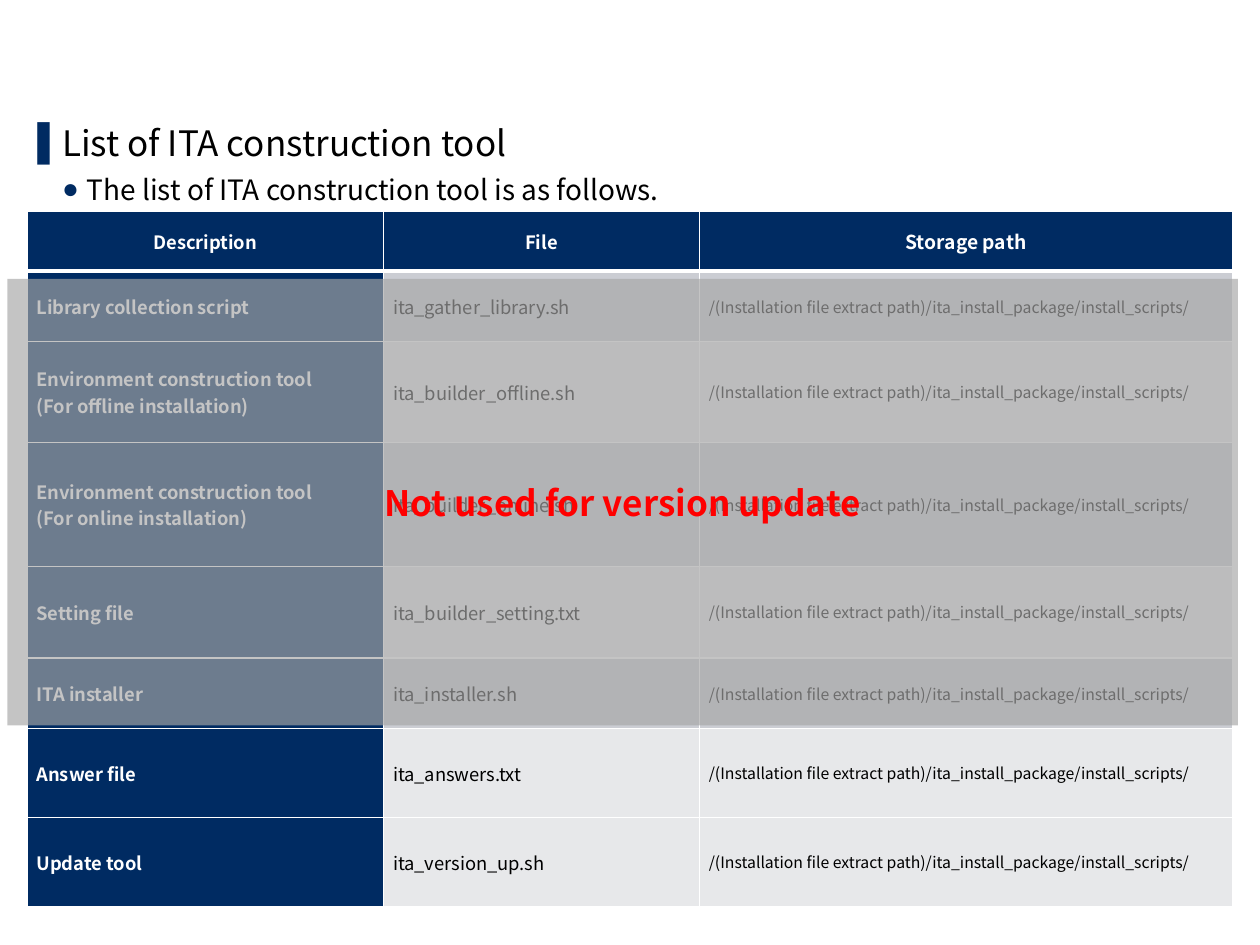
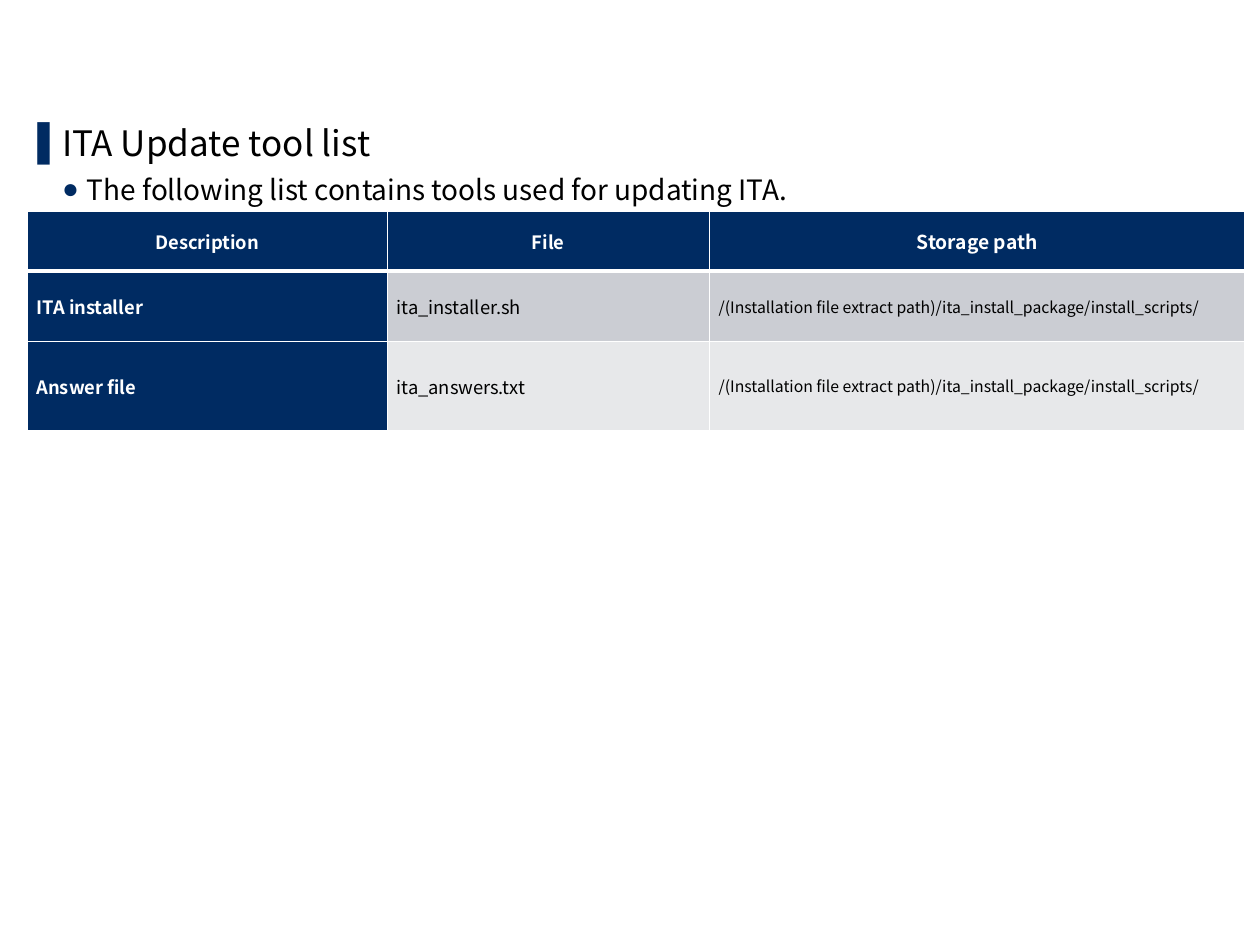
Before and after one commit to exastro-suite/it-automation-docs, a slide deck: slide 8 of asset/Learn/ITA-version-up.pptx. Drawn at 1260x945 pixels with LibreOffice and Linux fonts; fonts in the diff are those of the drawing; background and template pictures are left out. Boxes give left, top, right and bottom in pixels: in the first picture for what was removed or moved away, otherwise in the second. Text is boxed around its words. In the diff, an @@ line names an element or a change of style, - is before the commit and + after.

```diff
--- a/asset/Learn/ITA-version-up.pptx
+++ b/asset/Learn/ITA-version-up.pptx
@@ text at (x1=62, y1=128, x2=787, y2=207): text changed @@
-▌ List of ITA construction tool
-  ● The list of ITA construction tool is as follows.
+▌ ITA Update tool list
+  ● The following list contains tools used for updating ITA.
@@ table removed at (x1=28, y1=212, x2=1234, y2=907), 8 rows, 3 columns @@
-Description | File | Storage path
-Library collection script | ita_gather_library.sh | /(Installation file extract path)/ita_install_package/install_scripts/
-Environment construction tool / (For offline installation) | ita_builder_offline.sh | /(Installation file extract path)/ita_install_package/install_scripts/
-Environment construction tool / (For online installation) | ita_builder_online.sh | /(Installation file extract path)/ita_install_package/install_scripts/
-Setting file | ita_builder_setting.txt | /(Installation file extract path)/ita_install_package/install_scripts/
-ITA installer | ita_installer.sh | /(Installation file extract path)/ita_install_package/install_scripts/
-Answer file | ita_answers.txt | /(Installation file extract path)/ita_install_package/install_scripts/
-Update tool | ita_version_up.sh | /(Installation file extract path)/ita_install_package/install_scripts/
@@ table added at (x1=28, y1=212, x2=1246, y2=431), 3 rows, 3 columns @@
+Description | File | Storage path
+ITA installer | ita_installer.sh | /(Installation file extract path)/ita_install_package/install_scripts/
+Answer file | ita_answers.txt | /(Installation file extract path)/ita_install_package/install_scripts/
@@ rectangle removed at (x1=8, y1=278, x2=1239, y2=724) @@
-Not used for version update
```
Also in this commit, not shown: 6 other slides changed, 6 slides added, 2 slides removed, 5 other files.
